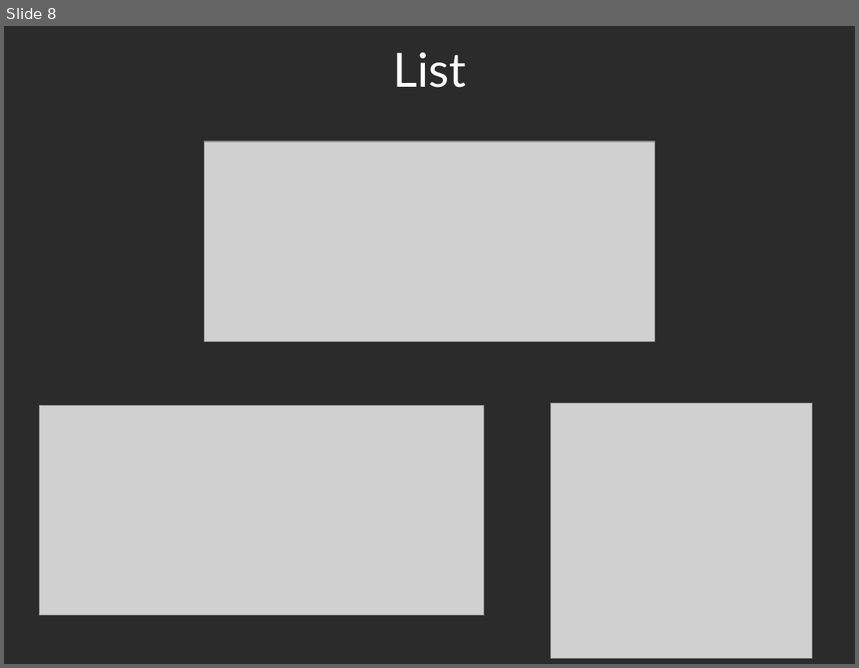
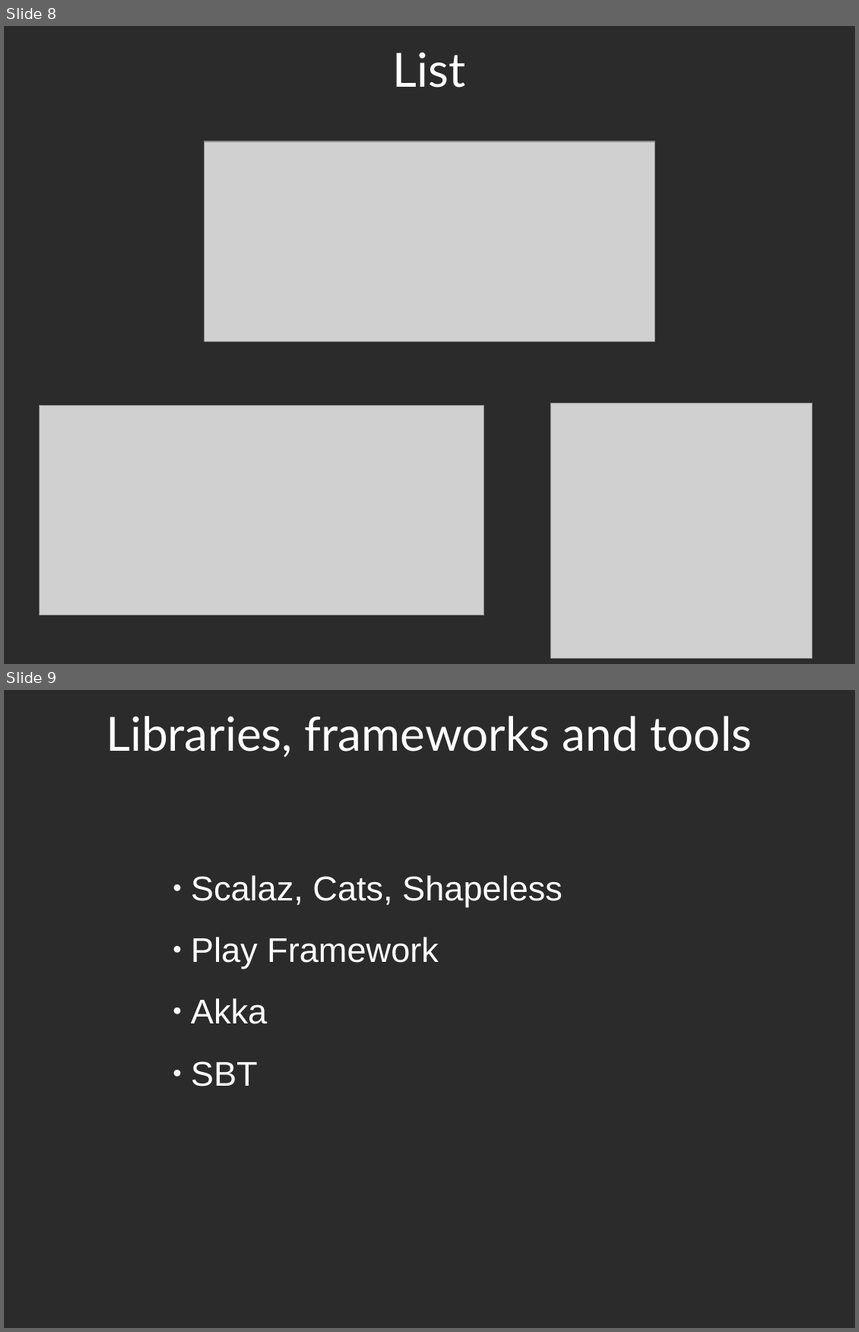
Before and after one commit to dchrusciak/scala-training, a slide deck: Scala training.odp. Shown one above the other, each under a label of ours: slide 8 before the commit, slides 8 and 9 after it. The pictures are 859x668 and 859x1332 pixels, drawn with LibreOffice and Linux fonts; fonts in the diff are those of the drawing; grey boxes stand for pictures; background and template pictures are left out; a plain dark background stands for a picture behind light text. Boxes give left, top, right and bottom in pixels: in the first picture for what was removed or moved away, otherwise in the second. Text is boxed around its words. In the diff, an @@ line names an element or a change of style, - is before the commit and + after.

```diff
--- a/Scala training.odp
+++ b/Scala training.odp
@@ slide 9 added at (4, 690, 855, 1328), background picture (left out) @@
@@ title added at (106, 716, 753, 757), 44 pt, text #FFFFFF @@
+Libraries, frameworks and tools
@@ text added at (191, 875, 563, 1087), 32 pt, text #FFFFFF @@
+● Scalaz, Cats, Shapeless
+● Play Framework
+● Akka
+● SBT
```
Also in this commit, not shown: 1 other slide added, 10 other files.
